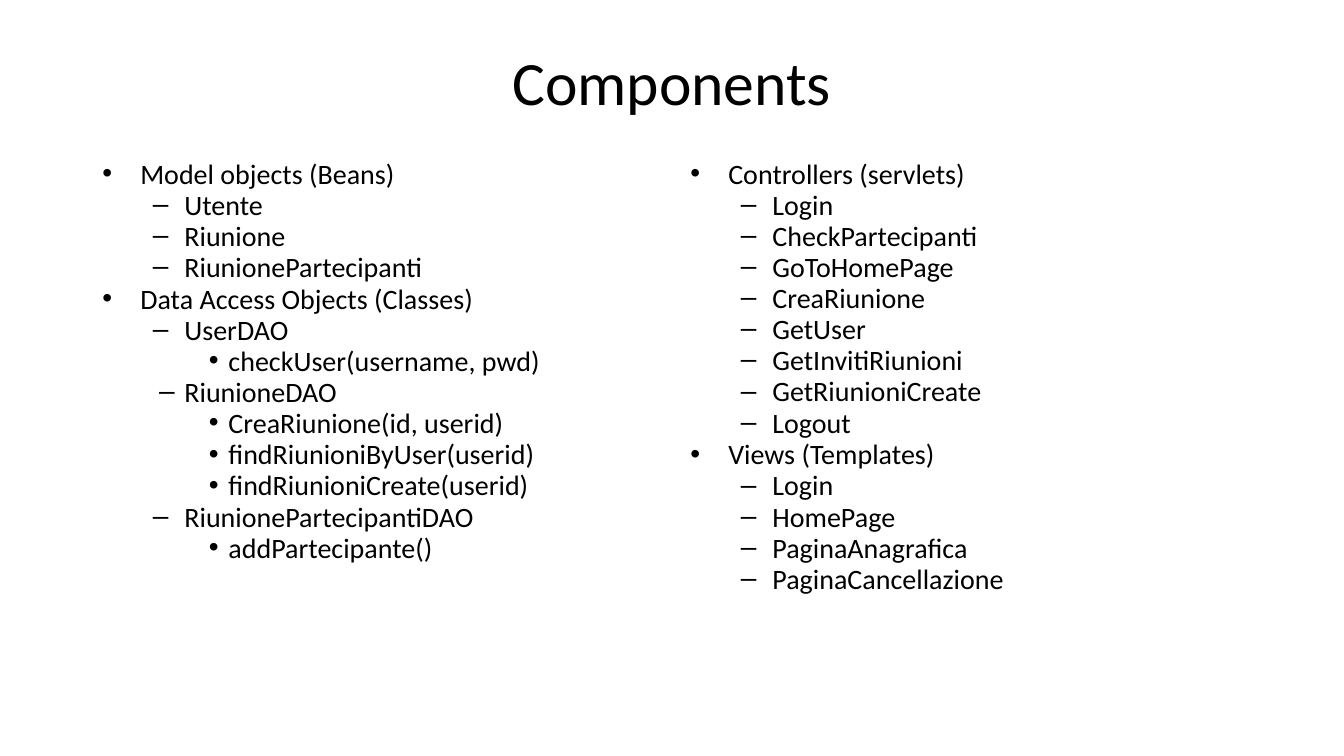
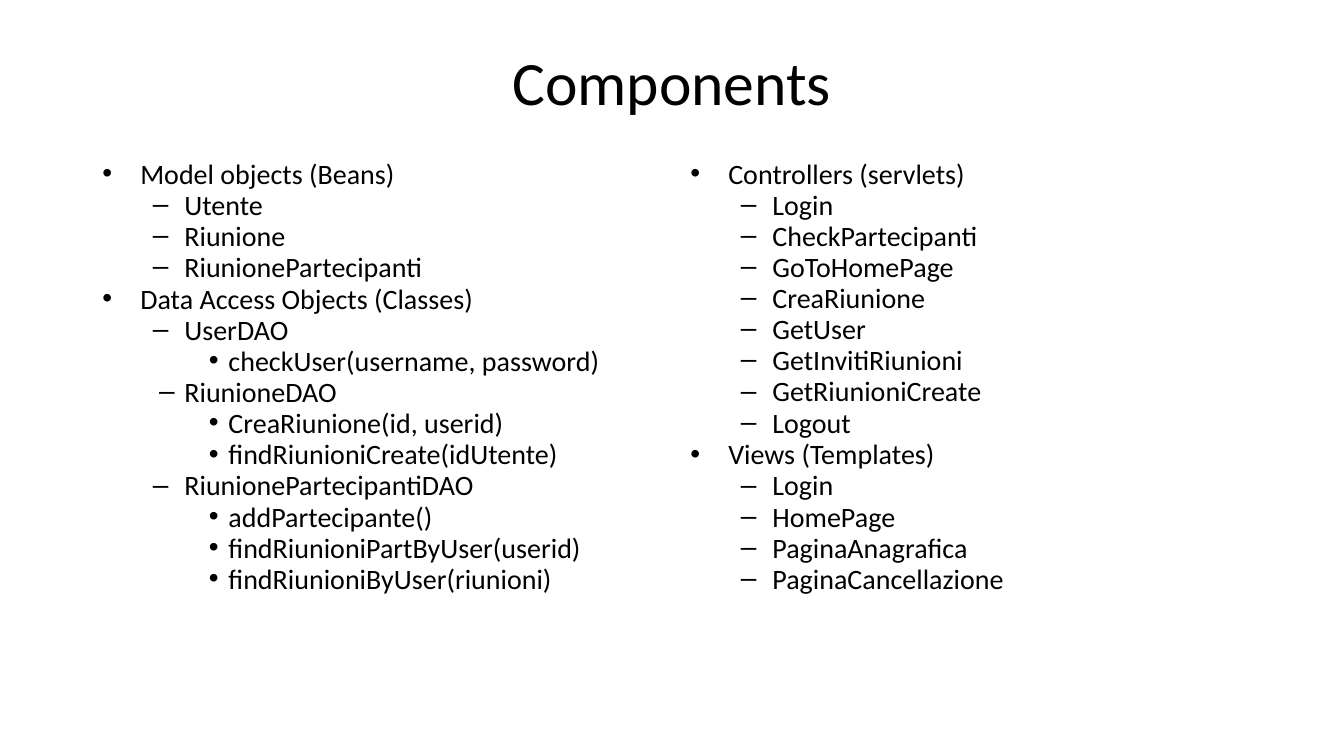
Before and after one commit to lotta98/Progetto5, a slide deck: slide 11 of ProgettoTIW.pptx. Drawn at 1344x756 pixels with LibreOffice and Linux fonts; fonts in the diff are those of the drawing. Boxes give left, top, right and bottom in pixels: in the first picture for what was removed or moved away, otherwise in the second. Text is boxed around its words. In the diff, an @@ line names an element or a change of style, - is before the commit and + after.

```diff
--- a/ProgettoTIW.pptx
+++ b/ProgettoTIW.pptx
@@ text at (228, 350, 599, 376): text changed @@
-    • checkUser(username, pwd)
+    • checkUser(username, password)
@@ text at (228, 443, 557, 468): text changed @@
-    • findRiunioniByUser(userid)
-    • findRiunioniCreate(userid)
+    • findRiunioniCreate(idUtente)
@@ text at (228, 537, 580, 594): paragraphs added @@
+    • findRiunioniPartByUser(userid)
+    • findRiunioniByUser(riunioni)
```
